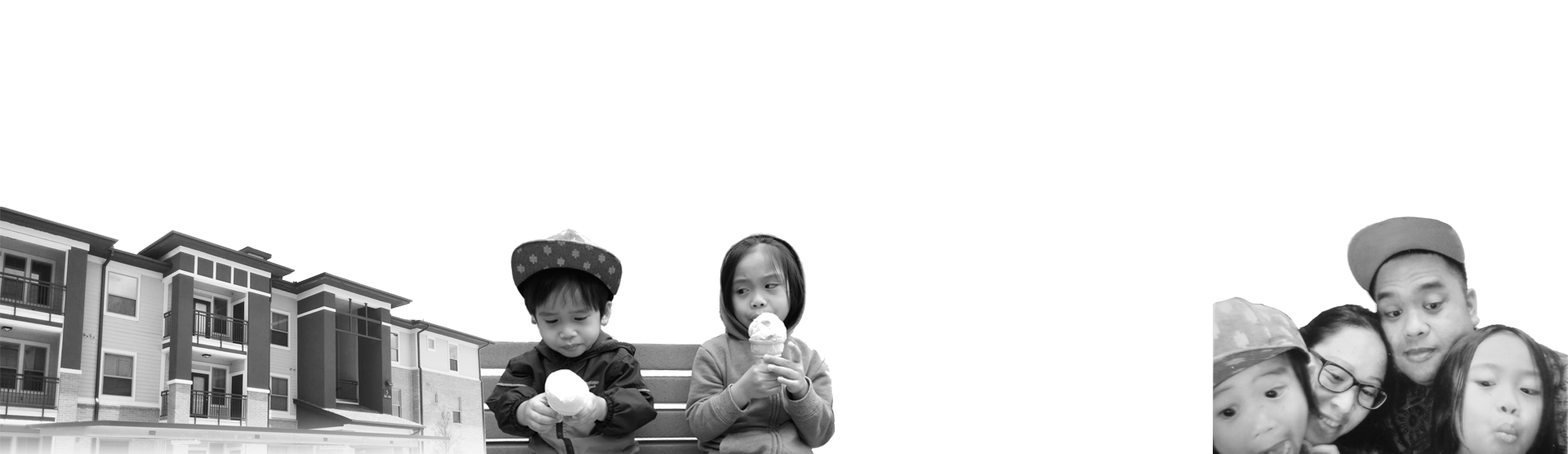
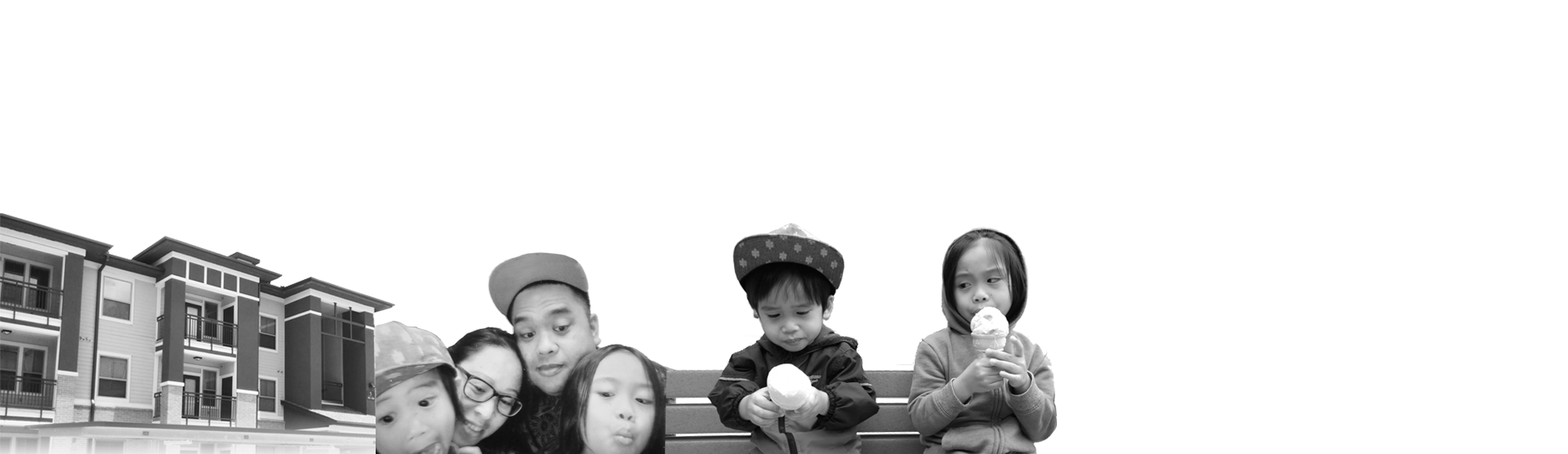
Layered file, before and after one edit (1568 × 454). Changes by layer:
painted on "Layer 0" over [0, 206, 499, 454]
painted on "Layer 1" over [442, 222, 1058, 454]
moved "Layer 2" below "Layer 1", painted on it over [374, 216, 1568, 454]
